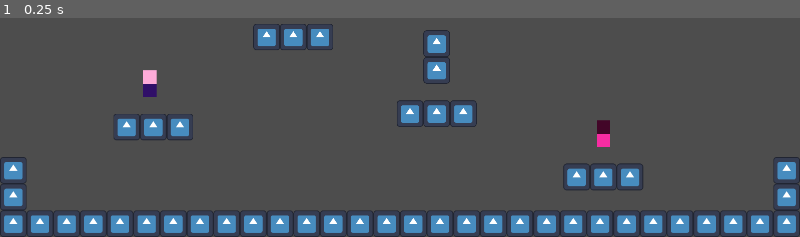
Above: before the commit, frame 1.
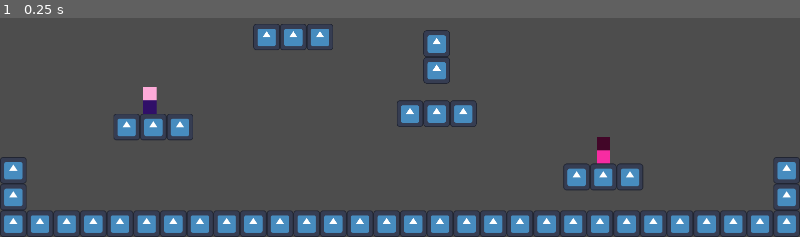
Above: after the commit, the same moment.

Repository: maticstric/tag
Game: Godot game, scene res://project/scenes/levels/level1.tscn
Two runs of this game, one before a commit and one after it. Both use one fixed random seed, a clock stepped at 60 frames per second and the inputs below. The engine's default icon, where the game draws it, is replaced by a stand-in: a white triangle on a blue panel in a dark square.
Inputs:
- Up to frame 1 (0.25 s): no input

The runs differ from the first frame. In frame 1, 0.7% of the frame differs, in the area x 17-77%, y 23-67%.
Error before the commit: Invalid operands 'float' and 'Vector2' in operator '+'. (res://project/scripts/player.gd:58)

Commit message:
Upgrade to godot 4.3

Diff:
--- a/project.godot
+++ b/project.godot
@@ -12,7 +12,7 @@
 
 config/name="tag"
 run/main_scene="res://project/scenes/levels/level1.tscn"
-config/features=PackedStringArray("4.2", "Forward Plus")
+config/features=PackedStringArray("4.3", "Forward Plus")
 run/max_fps=60
 config/icon="res://project/res/icon.svg"
 
@@ -31,41 +31,41 @@
 
 left1={
 "deadzone": 0.5,
-"events": [Object(InputEventKey,"resource_local_to_scene":fa …(175 unchanged characters)… ode":4194319,"key_label":0,"unicode":0,"echo":false,"script":null)
+"events": [Object(InputEventKey,"resource_local_to_scene":fa …(175 unchanged characters)… ode":4194319,"key_label":0,"unicode":0,"location":0,"echo":false,"script":null)
 ]
 }
 right1={
 "deadzone": 0.5,
-"events": [Object(InputEventKey,"resource_local_to_scene":fa …(175 unchanged characters)… ode":4194321,"key_label":0,"unicode":0,"echo":false,"script":null)
+"events": [Object(InputEventKey,"resource_local_to_scene":fa …(175 unchanged characters)… ode":4194321,"key_label":0,"unicode":0,"location":0,"echo":false,"script":null)
 ]
 }
 jump1={
 "deadzone": 0.5,
-"events": [Object(InputEventKey,"resource_local_to_scene":fa …(175 unchanged characters)… ode":4194320,"key_label":0,"unicode":0,"echo":false,"script":null)
+"events": [Object(InputEventKey,"resource_local_to_scene":fa …(175 unchanged characters)… ode":4194320,"key_label":0,"unicode":0,"location":0,"echo":false,"script":null)
 ]
 }
 duck1={
 "deadzone": 0.5,
-"events": [Object(InputEventKey,"resource_local_to_scene":fa …(175 unchanged characters)… ode":4194322,"key_label":0,"unicode":0,"echo":false,"script":null)
+"events": [Object(InputEventKey,"resource_local_to_scene":fa …(175 unchanged characters)… ode":4194322,"key_label":0,"unicode":0,"location":0,"echo":false,"script":null)
 ]
 }
 left2={
 "deadzone": 0.5,
-"events": [Object(InputEventKey,"resource_local_to_scene":fa …(171 unchanged characters)… keycode":65,"key_label":0,"unicode":97,"echo":false,"script":null)
+"events": [Object(InputEventKey,"resource_local_to_scene":fa …(171 unchanged characters)… keycode":65,"key_label":0,"unicode":97,"location":0,"echo":false,"script":null)
 ]
 }
 right2={
 "deadzone": 0.5,
-"events": [Object(InputEventKey,"resource_local_to_scene":fa …(172 unchanged characters)… eycode":68,"key_label":0,"unicode":100,"echo":false,"script":null)
+"events": [Object(InputEventKey,"resource_local_to_scene":fa …(172 unchanged characters)… eycode":68,"key_label":0,"unicode":100,"location":0,"echo":false,"script":null)
 ]
 }
 jump2={
 "deadzone": 0.5,
-"events": [Object(InputEventKey,"resource_local_to_scene":fa …(172 unchanged characters)… eycode":87,"key_label":0,"unicode":119,"echo":false,"script":null)
+"events": [Object(InputEventKey,"resource_local_to_scene":fa …(172 unchanged characters)… eycode":87,"key_label":0,"unicode":119,"location":0,"echo":false,"script":null)
 ]
 }
 duck2={
 "deadzone": 0.5,
-"events": [Object(InputEventKey,"resource_local_to_scene":fa …(172 unchanged characters)… eycode":83,"key_label":0,"unicode":115,"echo":false,"script":null)
+"events": [Object(InputEventKey,"resource_local_to_scene":fa …(172 unchanged characters)… eycode":83,"key_label":0,"unicode":115,"location":0,"echo":false,"script":null)
 ]
 }
--- a/project/scenes/player.tscn
+++ b/project/scenes/player.tscn
@@ -18,6 +18,123 @@
 [sub_resource type="RectangleShape2D" id="RectangleShape2D_yqgn3"]
 size = Vector2(32, 32)
 
+[sub_resource type="Animation" id="Animation_woi5n"]
+resource_name = "duck1"
+tracks/0/type = "value"
+tracks/0/imported = false
+tracks/0/enabled = true
+tracks/0/path = NodePath("Sprite2D:texture")
+tracks/0/interp = 1
+tracks/0/loop_wrap = true
+tracks/0/keys = {
+"times": PackedFloat32Array(0),
+"transitions": PackedFloat32Array(1),
+"update": 1,
+"values": [ExtResource("2_1o3rs")]
+}
+tracks/1/type = "value"
+tracks/1/imported = false
+tracks/1/enabled = true
+tracks/1/path = NodePath("WalkingCollisionShape2D:disabled")
+tracks/1/interp = 1
+tracks/1/loop_wrap = true
+tracks/1/keys = {
+"times": PackedFloat32Array(0),
+"transitions": PackedFloat32Array(1),
+"update": 1,
+"values": [true]
+}
+tracks/2/type = "value"
+tracks/2/imported = false
+tracks/2/enabled = true
+tracks/2/path = NodePath("DuckingCollisionShape2D:disabled")
+tracks/2/interp = 1
+tracks/2/loop_wrap = true
+tracks/2/keys = {
+"times": PackedFloat32Array(0),
+"transitions": PackedFloat32Array(1),
+"update": 1,
+"values": [false]
+}
+
+[sub_resource type="Animation" id="Animation_ypwur"]
+resource_name = "duck2"
+tracks/0/type = "value"
+tracks/0/imported = false
+tracks/0/enabled = true
+tracks/0/path = NodePath("Sprite2D:texture")
+tracks/0/interp = 1
+tracks/0/loop_wrap = true
+tracks/0/keys = {
+"times": PackedFloat32Array(0),
+"transitions": PackedFloat32Array(1),
+"update": 1,
+"values": [ExtResource("5_pguy0")]
+}
+tracks/1/type = "value"
+tracks/1/imported = false
+tracks/1/enabled = true
+tracks/1/path = NodePath("WalkingCollisionShape2D:disabled")
+tracks/1/interp = 1
+tracks/1/loop_wrap = true
+tracks/1/keys = {
+"times": PackedFloat32Array(0),
+"transitions": PackedFloat32Array(1),
+"update": 1,
+"values": [true]
+}
+tracks/2/type = "value"
+tracks/2/imported = false
+tracks/2/enabled = true
+tracks/2/path = NodePath("DuckingCollisionShape2D:disabled")
+tracks/2/interp = 1
+tracks/2/loop_wrap = true
+tracks/2/keys = {
+"times": PackedFloat32Array(0),
+"transitions": PackedFloat32Array(1),
+"update": 1,
+"values": [false]
+}
+
+[sub_resource type="Animation" id="Animation_ys8vc"]
+resource_name = "walk1"
+tracks/0/type = "value"
+tracks/0/imported = false
+tracks/0/enabled = true
+tracks/0/path = NodePath("Sprite2D:texture")
+tracks/0/interp = 1
+tracks/0/loop_wrap = true
+tracks/0/keys = {
+"times": PackedFloat32Array(0),
+"transitions": PackedFloat32Array(1),
+"update": 1,
+"values": [ExtResource("2_0i8rs")]
+}
+tracks/1/type = "value"
+tracks/1/imported = false
+tracks/1/enabled = true
+tracks/1/path = NodePath("WalkingCollisionShape2D:disabled")
+tracks/1/interp = 1
+tracks/1/loop_wrap = true
+tracks/1/keys = {
+"times": PackedFloat32Array(0),
+"transitions": PackedFloat32Array(1),
+"update": 1,
+"values": [false]
+}
+tracks/2/type = "value"
+tracks/2/imported = false
+tracks/2/enabled = true
+tracks/2/path = NodePath("DuckingCollisionShape2D:disabled")
+tracks/2/interp = 1
+tracks/2/loop_wrap = true
+tracks/2/keys = {
+"times": PackedFloat32Array(0),
+"transitions": PackedFloat32Array(1),
+"update": 1,
+"values": [true]
+}
+
 [sub_resource type="Animation" id="Animation_hinmj"]
 resource_name = "walk2"
 tracks/0/type = "value"
@@ -55,123 +172,6 @@
 "transitions": PackedFloat32Array(1),
 "update": 1,
 "values": [true]
-}
-
-[sub_resource type="Animation" id="Animation_ys8vc"]
-resource_name = "walk1"
-tracks/0/type = "value"
-tracks/0/imported = false
-tracks/0/enabled = true
-tracks/0/path = NodePath("Sprite2D:texture")
-tracks/0/interp = 1
-tracks/0/loop_wrap = true
-tracks/0/keys = {
-"times": PackedFloat32Array(0),
-"transitions": PackedFloat32Array(1),
-"update": 1,
-"values": [ExtResource("2_0i8rs")]
-}
-tracks/1/type = "value"
-tracks/1/imported = false
-tracks/1/enabled = true
-tracks/1/path = NodePath("WalkingCollisionShape2D:disabled")
-tracks/1/interp = 1
-tracks/1/loop_wrap = true
-tracks/1/keys = {
-"times": PackedFloat32Array(0),
-"transitions": PackedFloat32Array(1),
-"update": 1,
-"values": [false]
-}
-tracks/2/type = "value"
-tracks/2/imported = false
-tracks/2/enabled = true
-tracks/2/path = NodePath("DuckingCollisionShape2D:disabled")
-tracks/2/interp = 1
-tracks/2/loop_wrap = true
-tracks/2/keys = {
-"times": PackedFloat32Array(0),
-"transitions": PackedFloat32Array(1),
-"update": 1,
-"values": [true]
-}
-
-[sub_resource type="Animation" id="Animation_ypwur"]
-resource_name = "duck2"
-tracks/0/type = "value"
-tracks/0/imported = false
-tracks/0/enabled = true
-tracks/0/path = NodePath("Sprite2D:texture")
-tracks/0/interp = 1
-tracks/0/loop_wrap = true
-tracks/0/keys = {
-"times": PackedFloat32Array(0),
-"transitions": PackedFloat32Array(1),
-"update": 1,
-"values": [ExtResource("5_pguy0")]
-}
-tracks/1/type = "value"
-tracks/1/imported = false
-tracks/1/enabled = true
-tracks/1/path = NodePath("WalkingCollisionShape2D:disabled")
-tracks/1/interp = 1
-tracks/1/loop_wrap = true
-tracks/1/keys = {
-"times": PackedFloat32Array(0),
-"transitions": PackedFloat32Array(1),
-"update": 1,
-"values": [true]
-}
-tracks/2/type = "value"
-tracks/2/imported = false
-tracks/2/enabled = true
-tracks/2/path = NodePath("DuckingCollisionShape2D:disabled")
-tracks/2/interp = 1
-tracks/2/loop_wrap = true
-tracks/2/keys = {
-"times": PackedFloat32Array(0),
-"transitions": PackedFloat32Array(1),
-"update": 1,
-"values": [false]
-}
-
-[sub_resource type="Animation" id="Animation_woi5n"]
-resource_name = "duck1"
-tracks/0/type = "value"
-tracks/0/imported = false
-tracks/0/enabled = true
-tracks/0/path = NodePath("Sprite2D:texture")
-tracks/0/interp = 1
-tracks/0/loop_wrap = true
-tracks/0/keys = {
-"times": PackedFloat32Array(0),
-"transitions": PackedFloat32Array(1),
-"update": 1,
-"values": [ExtResource("2_1o3rs")]
-}
-tracks/1/type = "value"
-tracks/1/imported = false
-tracks/1/enabled = true
-tracks/1/path = NodePath("WalkingCollisionShape2D:disabled")
-tracks/1/interp = 1
-tracks/1/loop_wrap = true
-tracks/1/keys = {
-"times": PackedFloat32Array(0),
-"transitions": PackedFloat32Array(1),
-"update": 1,
-"values": [true]
-}
-tracks/2/type = "value"
-tracks/2/imported = false
-tracks/2/enabled = true
-tracks/2/path = NodePath("DuckingCollisionShape2D:disabled")
-tracks/2/interp = 1
-tracks/2/loop_wrap = true
-tracks/2/keys = {
-"times": PackedFloat32Array(0),
-"transitions": PackedFloat32Array(1),
-"update": 1,
-"values": [false]
 }
 
 [sub_resource type="AnimationLibrary" id="AnimationLibrary_qy28c"]
--- a/project/scripts/player.gd
+++ b/project/scripts/player.gd
@@ -55,7 +55,7 @@
 
 	process_jump()
 
-	velocity.y += get_gravity() * delta
+	velocity.y += _get_gravity() * delta
 
 	move_and_slide()
 
@@ -95,7 +95,7 @@
 	return horizontal
 
 
-func get_gravity():
+func _get_gravity():
 	#return jump_gravity if velocity.y < 0.0 else fall_gravity
 	if velocity.y < 0.0:
 		if ended_jump_early():
